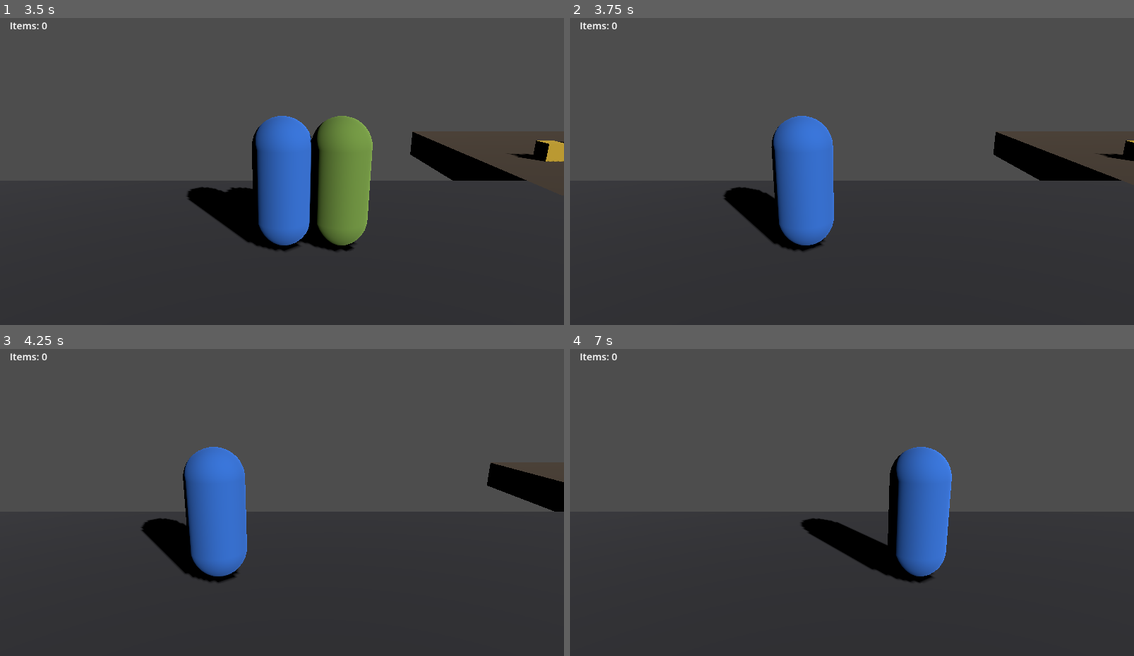
Above: before the commit, frames 1-4 (two rows, left to right).
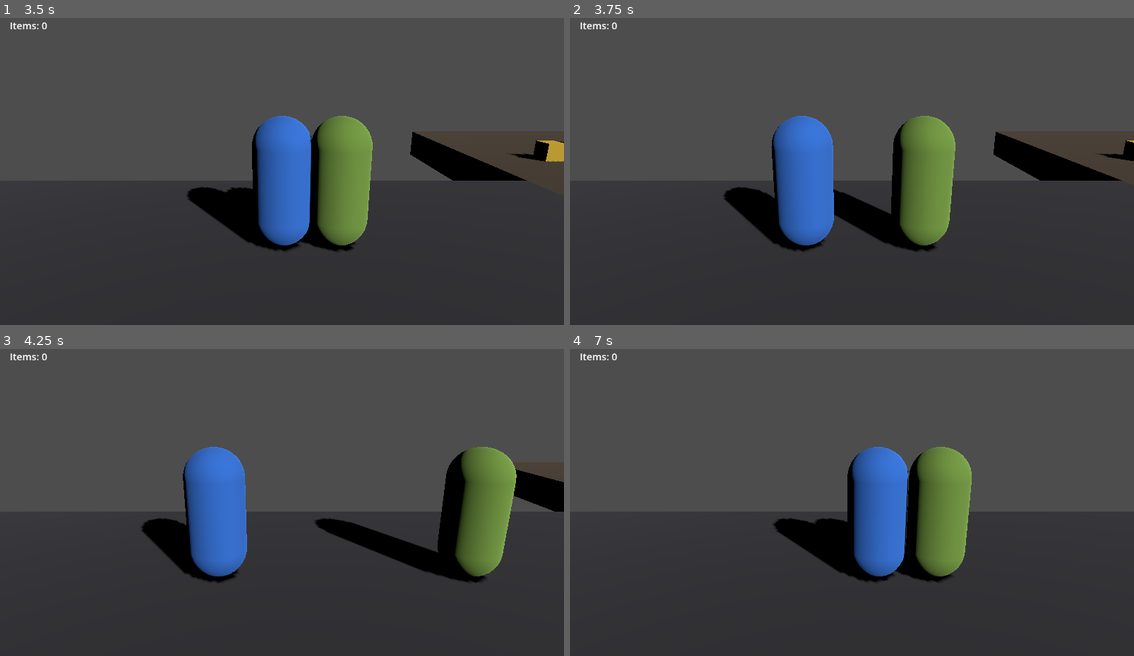
Above: after the commit, the same moments.

Repository: Natkiio/union-city-3d-remake
Game: Godot game, scene res://scenes/main.tscn
Same seed, same stepped clock (60 frames per second), same inputs: the game is played once before the commit and once after it.
Inputs:
- Up to frame 1 (3.5 s): hold D (move_right) 0.53-1.28 s; tap Space (attack) at 0.6, 1.35, 2.3, 2.85 s; hold A (move_left) 1.28-2.03 s; hold D (move_right) from 2.03 s (still down); tap E (interact) at 2.1 s
- Up to frame 2 (3.75 s): release D (move_right) at 3.53 s; hold A (move_left) from 3.53 s (still down); tap Space (attack) at 3.6 s
- Up to frame 3 (4.25 s): keep holding A (move_left)
- Up to frame 4 (7 s): tap E (interact) at 4.35, 6.6 s; tap Space (attack) at 4.55, 5.1, 5.85, 6.8 s; release A (move_left) at 5.78 s; hold D (move_right) from 5.78 s (still down)

Frame 1 is identical in both runs. In frame 2, 5.2% of the frame differs, in the area x 46-69%, y 31-77%; in frame 3, 6.2%; in frame 4, 9.6%, in the area x 36-72%, y 31-77%.

Commit message:
Fix: attack hitbox didn't flip with facing direction
Root cause: AttackArea's collision shape stayed at a fixed +X offset
regardless of which way the player was facing. The mesh flipped
visually (rotation.y) but the hitbox never moved. This happened to go
unnoticed because the player always approached the zombie from the
left near spawn, keeping the fixed +X hitbox coincidentally correct.

After a house round-trip the player ends up far down the street (x=25)
and the zombie has to close that whole gap, usually arriving from the
player's left while the player is facing left to fight it back -
exactly the case where the hitbox was on the wrong side, making the
zombie unkillable.

Fix: track facing_dir and mirror AttackArea.position.x to match it
every time the player changes direction.

Verified headless: reproduced the exact bug (facing left, zombie to
the left, attack landed no damage) before the fix, confirmed it deals
damage after the fix, and confirmed the original facing-right case
still works (no regression).

Diff:
--- a/scripts/player.gd
+++ b/scripts/player.gd
@@ -11,6 +11,8 @@
 var health: float = MAX_HEALTH
 var attack_cooldown: float = 0.0
 const ATTACK_COOLDOWN_TIME: float = 0.5
+
+var facing_dir: float = 1.0
 
 @onready var mesh: MeshInstance3D = $MeshInstance3D
 @onready var attack_area: Area3D = $AttackArea
@@ -34,7 +36,9 @@
 	move_and_slide()
 
 	if input_dir != 0.0:
+		facing_dir = sign(input_dir)
 		mesh.rotation.y = 0.0 if input_dir > 0.0 else PI
+		attack_area.position.x = 0.9 * facing_dir
 
 	attack_cooldown = max(0.0, attack_cooldown - delta)
 	if Input.is_action_just_pressed("attack") and attack_cooldown <= 0.0:
Not shown, added: scripts/test_attack_harness.gd.uid
